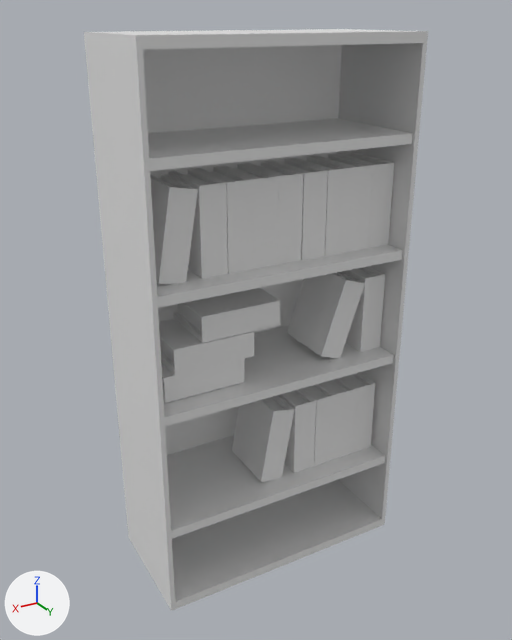
What one commit did to the FBX model Assets/Art/Models/Props/BookcaseWbooks.fbx.
Both versions are drawn from a camera (50 mm lens) standing at (2.94, 5.09, 2.47) and looking at (-0.09, 0.05, -0.06). The axes (+X, +Y, +Z) are drawn at lower left. The lights are the same throughout. Materials are left out; every surface is plain grey. Where no turn or scale is listed for an object, it has been applied to the vertices.

Before the edit, the objects in view are built like this:
```python
ob_book = bpy.data.objects.new('Book', me_cube_023)
ob_book.location = (-0.37, 0.19, -1.15)
ob_book_001 = bpy.data.objects.new('Book.001', me_cube_024)
ob_book_001.location = (-0.08, 0.18, -1.15)
ob_book_001.rotation_euler = (-0.175, 0.0, 1.54)  # degrees (-10, 0, 88)
ob_book_001.scale = (0.29, 0.113, 0.363)
ob_book_003 = bpy.data.objects.new('Book.003', me_cube_002)
ob_book_003.location = (-0.86, 0.2, 0.96)
ob_book_004 = bpy.data.objects.new('Book.004', me_cube_005)
ob_book_004.location = (-0.63, 0.19, 0.96)
ob_book_005 = bpy.data.objects.new('Book.005', me_cube_006)
ob_book_005.location = (-0.4, 0.19, 0.96)
ob_book_008 = bpy.data.objects.new('Book.008', me_cube_012)
ob_book_008.location = (0.28, 0.17, 0.96)
ob_book_014 = bpy.data.objects.new('Book.014', me_cube_017)
ob_book_014.location = (0.28, 0.17, 0.17)
ob_book_016 = bpy.data.objects.new('Book.016', me_cube_020)
ob_book_016.location = (-1.05, 0.21, -1.15)
ob_bookcase = bpy.data.objects.new('Bookcase', me_cube_004)
ob_bookcase.location = (-0.07, 0.13, -1.55)
ob_bookcase.rotation_euler = (0.0, 0.0, -1.602)  # degrees (0, 0, -92)
ob_bookcase.scale = (-0.526, -1.13, -0.0418)
# also in view: 'Book.002' at (-1.08, 0.21, 0.96); 'Book.006' at (-0.17, 0.18, 0.96); 'Book.010' at (0.81, 0.15, 0.96); 'Book.009' at (0.51, 0.16, 0.96); 'Book.017' at (-0.83, 0.2, -1.15)
```
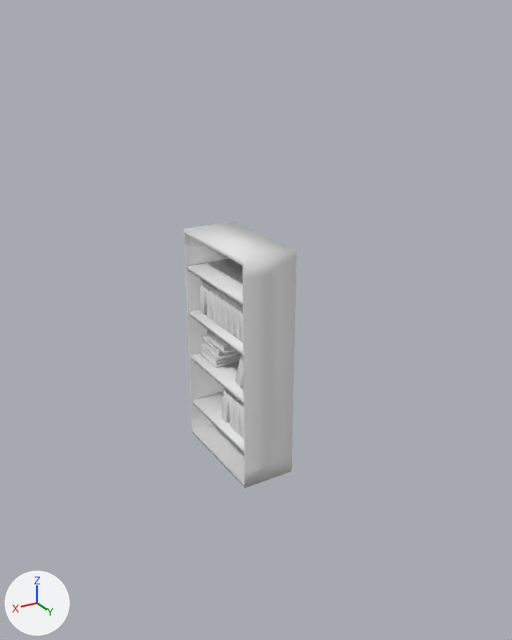
Patch to the scene script:
```diff
--- a/Assets/Art/Models/Props/BookcaseWbooks.fbx.py
+++ b/Assets/Art/Models/Props/BookcaseWbooks.fbx.py
@@ me_cube_024 @@
 # used by ob_book_001; location = (-0.08, 0.18, -1.15); rotation_euler = (-0.175, 0.0, 1.54), in degrees (-10, 0, 88); scale = (0.29, 0.113, 0.363)
-me_cube_024.from_pydata(...)  # 30 vertices, 28 faces; spans x -1.0..1.0, y -1.0..1.0, z -1.0..1.0
+me_cube_024.from_pydata(...)  # 634 vertices, 567 faces; spans x -6434.89..11558.34, y -10594.35..25119.52, z -4502.89..3822.74
+# me_cube_024 part 1: 30 vertices removed from x -1.0..1.0, y -1.0..1.0, z -1.0..1.0; 634 vertices added at x -6434.89..11558.34, y -10594.35..25119.52, z -4502.89..3822.74
+# me_cube_024 part 2: the surface is now shaded smooth
@@ ob_bookcase @@
-ob_bookcase = bpy.data.objects.new('Bookcase', me_cube_004)
@@ ob_book_003 @@
-ob_book_003 = bpy.data.objects.new('Book.003', me_cube_002)
@@ ob_book_014 @@
-ob_book_014 = bpy.data.objects.new('Book.014', me_cube_017)
@@ ob_book_016 @@
-ob_book_016 = bpy.data.objects.new('Book.016', me_cube_020)
@@ ob_book_004 @@
-ob_book_004 = bpy.data.objects.new('Book.004', me_cube_005)
@@ ob_book @@
-ob_book = bpy.data.objects.new('Book', me_cube_023)
@@ ob_book_008 @@
-ob_book_008 = bpy.data.objects.new('Book.008', me_cube_012)
@@ ob_book_005 @@
-ob_book_005 = bpy.data.objects.new('Book.005', me_cube_006)
@@ ob_book_012 @@
-ob_book_012 = bpy.data.objects.new('Book.012', me_cube_016)
@@ ob_book_017 @@
-ob_book_017 = bpy.data.objects.new('Book.017', me_cube_021)
@@ ob_book_011 @@
-ob_book_011 = bpy.data.objects.new('Book.011', me_cube_015)
@@ ob_book_007 @@
-ob_book_007 = bpy.data.objects.new('Book.007', me_cube_008)
@@ ob_book_015 @@
-ob_book_015 = bpy.data.objects.new('Book.015', me_cube_019)
@@ ob_book_009 @@
-ob_book_009 = bpy.data.objects.new('Book.009', me_cube_013)
@@ ob_book_001 @@
 ob_book_001 = bpy.data.objects.new('Book.001', me_cube_024)
-ob_book_001.location = (-0.08, 0.18, -1.15)
-ob_book_001.rotation_euler = (-0.175, 0.0, 1.54)  # degrees (-10, 0, 88)
-ob_book_001.scale = (0.29, 0.113, 0.363)
+ob_book_001.location = (0.0, 0.0, 0.0)
+ob_book_001.rotation_euler = (-1.571, 0.0, -1.571)  # degrees (-90, 0, -90)
+ob_book_001.scale = (0.0000615, 0.0000615, 0.0000615)
@@ ob_book_006 @@
-ob_book_006 = bpy.data.objects.new('Book.006', me_cube_007)
@@ ob_book_018 @@
-ob_book_018 = bpy.data.objects.new('Book.018', me_cube_022)
@@ ob_book_002 @@
-ob_book_002 = bpy.data.objects.new('Book.002', me_cube)
@@ ob_book_013 @@
-ob_book_013 = bpy.data.objects.new('Book.013', me_cube_018)
@@ ob_book_010 @@
-ob_book_010 = bpy.data.objects.new('Book.010', me_cube_014)
```

Boxes [x1, y1, x2, y2] around the edits, measured in the pictures (512 x 640 px):
'Bookcase', deleted: before [84, 29, 428, 611]
'Book.001', reshaped, moved, turned, rescaled: before [232, 395, 295, 482]; after [184, 221, 297, 488]
'Book.015', deleted: before [287, 272, 365, 358]
'Book.010', deleted: before [150, 174, 198, 284]
'Book.014', deleted: before [173, 288, 280, 343]
'Book.009', deleted: before [168, 169, 228, 279]
'Book.012', deleted: before [159, 319, 254, 376]
'Book.008', deleted: before [195, 166, 254, 274]
'Book.007', deleted: before [220, 164, 279, 269]
'Book.006', deleted: before [245, 161, 303, 265]
'Book.005', deleted: before [268, 159, 328, 260]
'Book.013', deleted: before [342, 266, 385, 352]
'Book.004', deleted: before [292, 156, 351, 256]
'Book.003', deleted: before [312, 154, 373, 252]
'Book.011', deleted: before [161, 359, 244, 403]
'Book', deleted: before [279, 389, 316, 473]
'Book.002', deleted: before [334, 152, 394, 248]
'Book.018', deleted: before [302, 383, 337, 466]
'Book.017', deleted: before [322, 378, 356, 460]
'Book.016', deleted: before [341, 372, 375, 453]
part 1 of me_cube_024, built on: before [232, 395, 295, 482]; after [184, 221, 297, 488]
